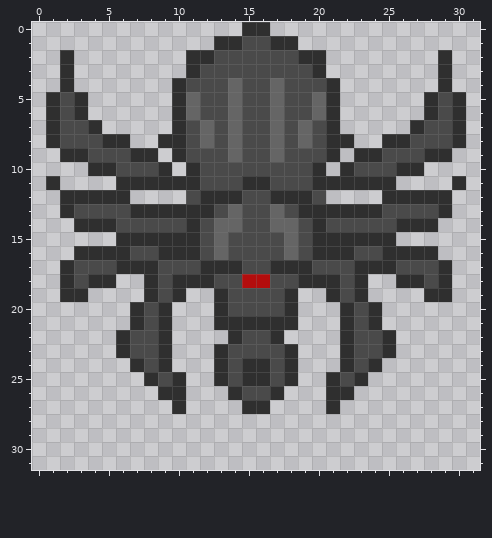
File history of a pixel-art sprite, graphics/characters/araignee velue/araignee velue-1.png. Above, as it was before the edit.
The file is 32x32 pixels.
The same view after the edit:
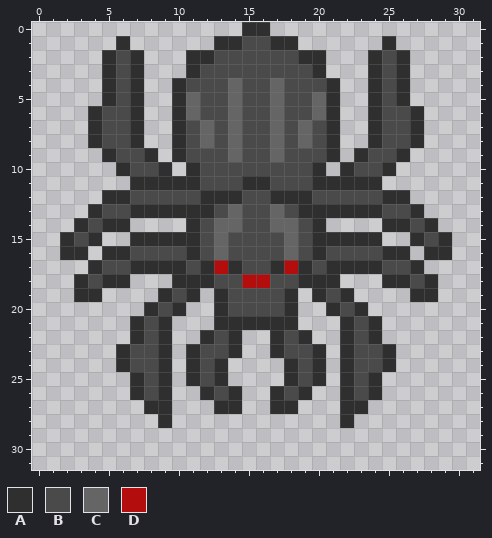
Palette (. is transparent): A #2f2f2f  B #4a4a4a  C #656565  D #b30d0d
Edits made:
@@ x 0..31 @@
  0 ...............AA...............
- 1 .............AABBAA.............
- 2 ..A........AABBBBBBAA........A..
- 3 ..A........ABBBBBBBBA........A..
- 4 ..A.......ABBBCBBCBBBA.......A..
- 5 .ABA......ACBBCBBCBBCA......ABA.
- 6 .ABA......ACBBCBBCBBCA......ABA.
- 7 .ABBA.....ABCBCBBCBCBA.....ABBA.
- 8 .ABBBAA..AABCBCBBCBCBAA..AABBBA.
- 9 ..AABBBAA.ABBBCBBCBBBA.AABBBAA..
-10 ....AABBBA.ABBBBBBBBA.ABBBAA....
-11 .A....AAAAAABBBAABBBAAAAAA....A.
-12 ..AAAAA....BAAABBAAAB....AAAAA..
-13 ..ABBBBAAAAAABCBBCBAAAAAABBBBA..
-14 ...AAABBBBBABCCBBCCBABBBBBAAA...
-15 ......AAAAAABCBBBBCBAAAAAA......
-16 ...AAAABBAAABCBBBBCBAAABBAAAA...
-17 ..ABBBAAABBBAAABBAAABBBAAABBBA..
-18 ..ABAA..ABAAABBDDBBAAABA..AABA..
-19 ..AA....ABA..ABBBBA..ABA....AA..
-20 .......ABA...ABBBBA...ABA.......
+ 1 ......A......AABBAA......A......
+ 2 .....ABA...AABBBBBBAA...ABA.....
+ 3 .....ABA...ABBBBBBBBA...ABA.....
+ 4 .....ABA..ABBBCBBCBBBA..ABA.....
+ 5 .....ABA..ACBBCBBCBBCA..ABA.....
+ 6 ....ABBA..ACBBCBBCBBCA..ABBA....
+ 7 ....ABBA..ABCBCBBCBCBA..ABBA....
+ 8 ....ABBA..ABCBCBBCBCBA..ABBA....
+ 9 .....ABBA.ABBBCBBCBBBA.ABBA.....
+10 ......ABBA.ABBBBBBBBA.ABBA......
+11 .......AAAAABBBAABBBAAAAA.......
+12 .....AABBBBBAAABBAAABBBBBAA.....
+13 ....ABBAAAAAABCBBCBAAAAAABBA....
+14 ...ABAA....ABCCBBCCBA....AABA...
+15 ..ABA..AAAAABCBBBBCBAAAAA..ABA..
+16 ..AA.AABBBBABCBBBBCBABBBBAA.AA..
+17 ....ABBAAAABADABBADABAAAABBA....
+18 ...ABAA...AAABBDDBBAAA...AABA...
+19 ...AA....ABA.ABBBBA.ABA....AA...
+20 ........ABA..ABBBBA..ABA........
 21 .......ABA...AAAAAA...ABA.......
-22 ......ABBA....ABBA....ABBA......
-23 ......ABBA...ABBBBA...ABBA......
-24 .......ABA...ABAABA...ABA.......
-25 ........ABA..ABAABA..ABA........
-26 .........AA...ABBA...AA.........
-27 ..........A....AA....A..........
-28 ................................
+22 .......ABA..ABA..ABA..ABA.......
+23 ......ABBA.ABBA..ABBA.ABBA......
+24 ......ABBA.ABA....ABA.ABBA......
+25 .......ABA.ABA....ABA.ABA.......
+26 .......ABA..ABA..ABA..ABA.......
+27 ........AA...AA..AA...AA........
+28 .........A............A.........
 29 ................................
Changed places in both pictures, as pixel boxes (x1, y1, x2, y2):
changed: (46, 36, 466, 428)
